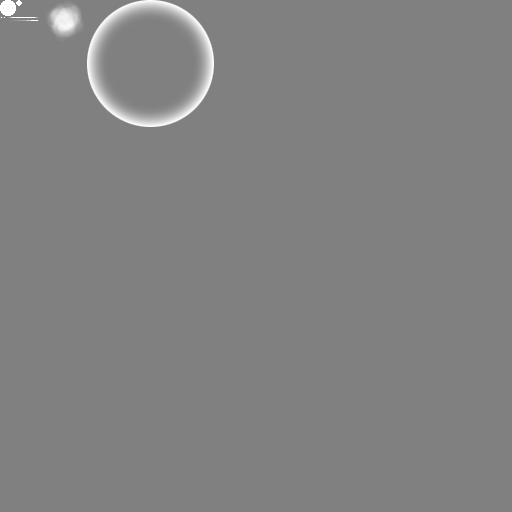
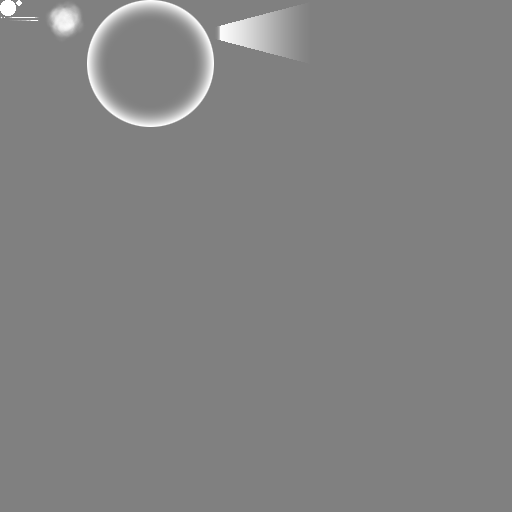
Before/after of a 512 x 512 layered artwork. What changed in the layer stack:
painted on "tiles" over [215, 3, 308, 63]
